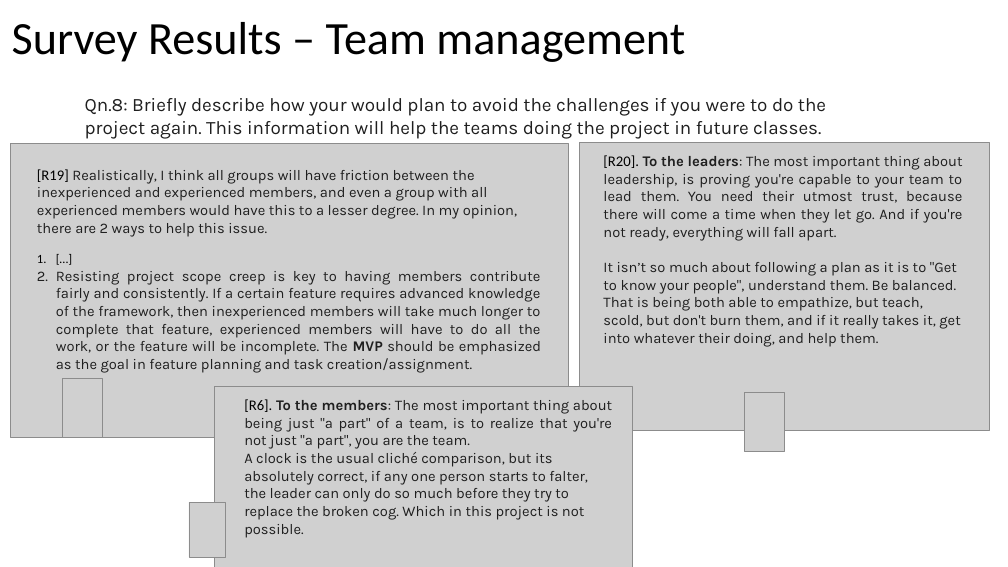
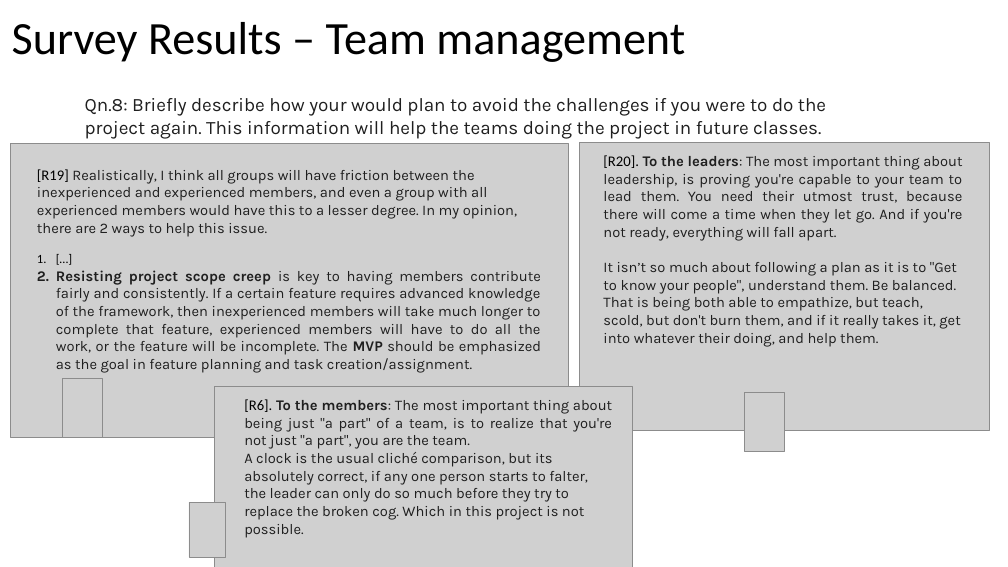
Before and after one commit to johnxu21/johnxu21.github.io, a slide deck: slide 23 of teaching/CS472/Timetable/Survey_Presentation.pptx. Drawn at 1008x567 pixels with LibreOffice and Linux fonts; fonts in the diff are those of the drawing; grey boxes stand for pictures. Boxes give left, top, right and bottom in pixels: in the first picture for what was removed or moved away, otherwise in the second. Text is boxed around its words. In the diff, an @@ line names an element or a change of style, - is before the commit and + after.

```diff
--- a/teaching/CS472/Timetable/Survey_Presentation.pptx
+++ b/teaching/CS472/Timetable/Survey_Presentation.pptx
@@ text at (56,270,541,373): bold on in "Resisting project scope creep" @@
```
Also in this commit, not shown: 10 other slides changed, 2 other files.
